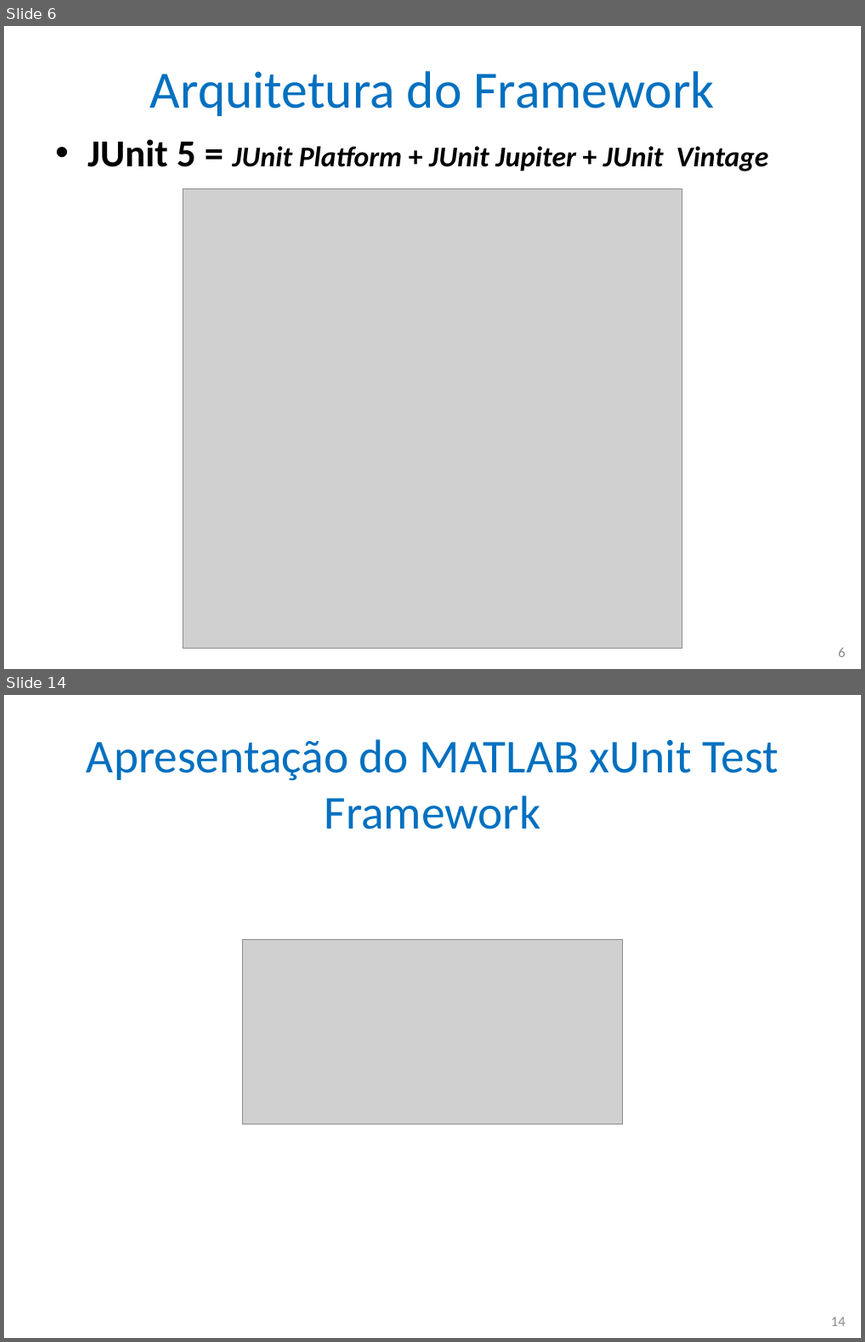
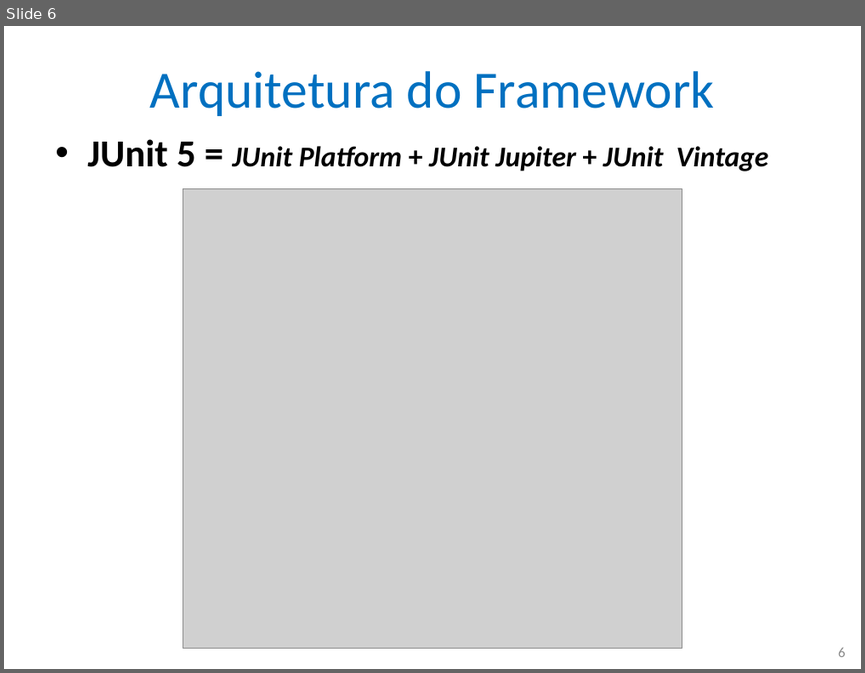
Before and after one commit to nascimentolwtn/INPE-CAP-385_DesenvolvimentoFrameworks, a slide deck: CAP385-00-Presentations/02-JUnit 5/02-JUnit 5.pptx. Shown one above the other, each under a label of ours: slides 6 and 14 before the commit, slide 6 after it; the slides between them are not shown. The pictures are 865x1342 and 865x673 pixels, drawn with LibreOffice and Linux fonts; fonts in the diff are those of the drawing; grey boxes stand for pictures. Boxes give left, top, right and bottom in pixels: in the first picture for what was removed or moved away, otherwise in the second. Text is boxed around its words. In the diff, an @@ line names an element or a change of style, - is before the commit and + after.

```diff
--- a/CAP385-00-Presentations/02-JUnit 5/02-JUnit 5.pptx
+++ b/CAP385-00-Presentations/02-JUnit 5/02-JUnit 5.pptx
@@ slide 14 removed at (4,695,861,1338), background #FFFFFF @@
@@ title removed at (86,739,778,829) @@
-Apresentação do MATLAB xUnit Test Framework
@@ picture removed at (242,940,623,1124) @@
@@ page number removed at (831,1316,846,1326) @@
-14
```
Also in this commit, not shown: 15 other slides removed.
